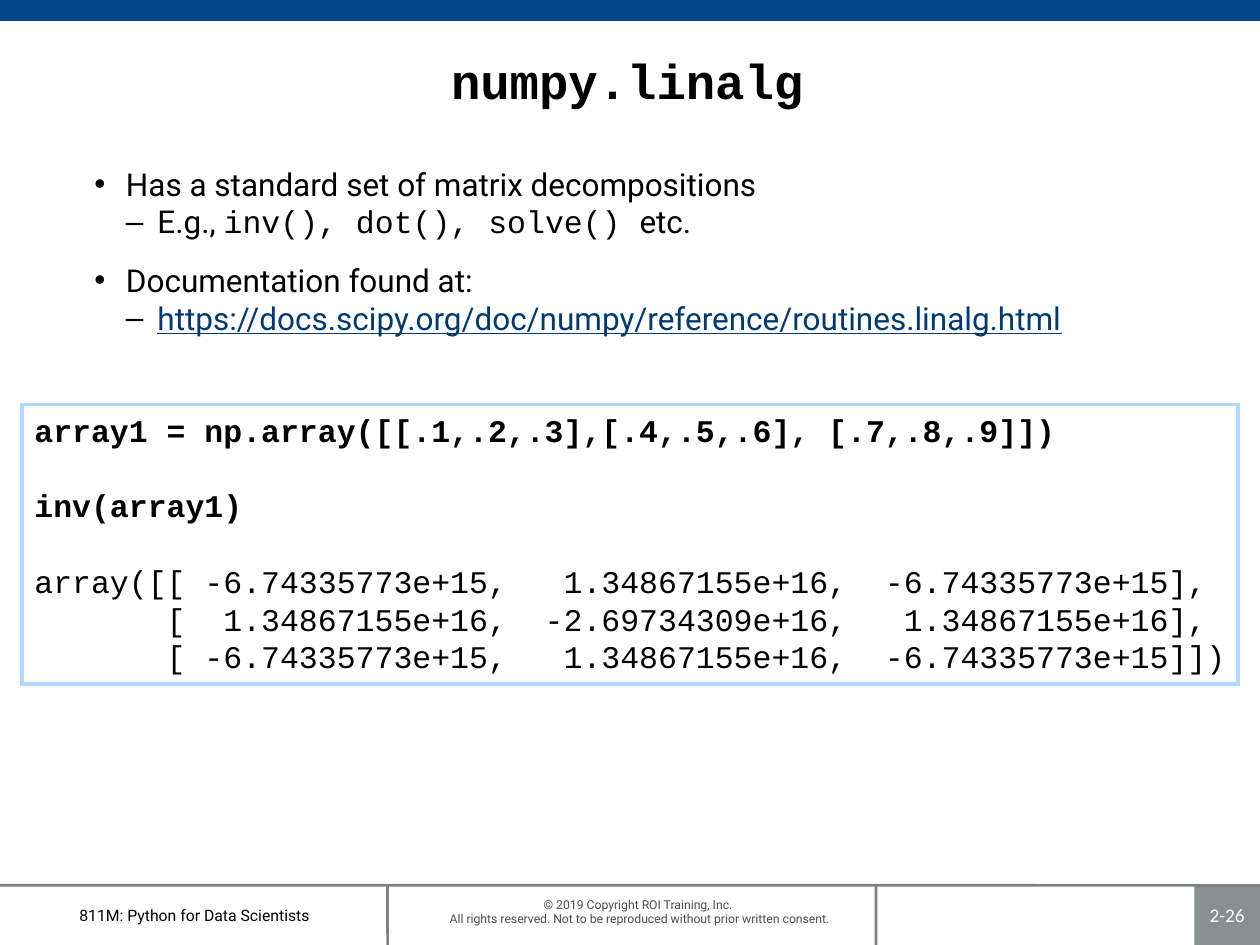
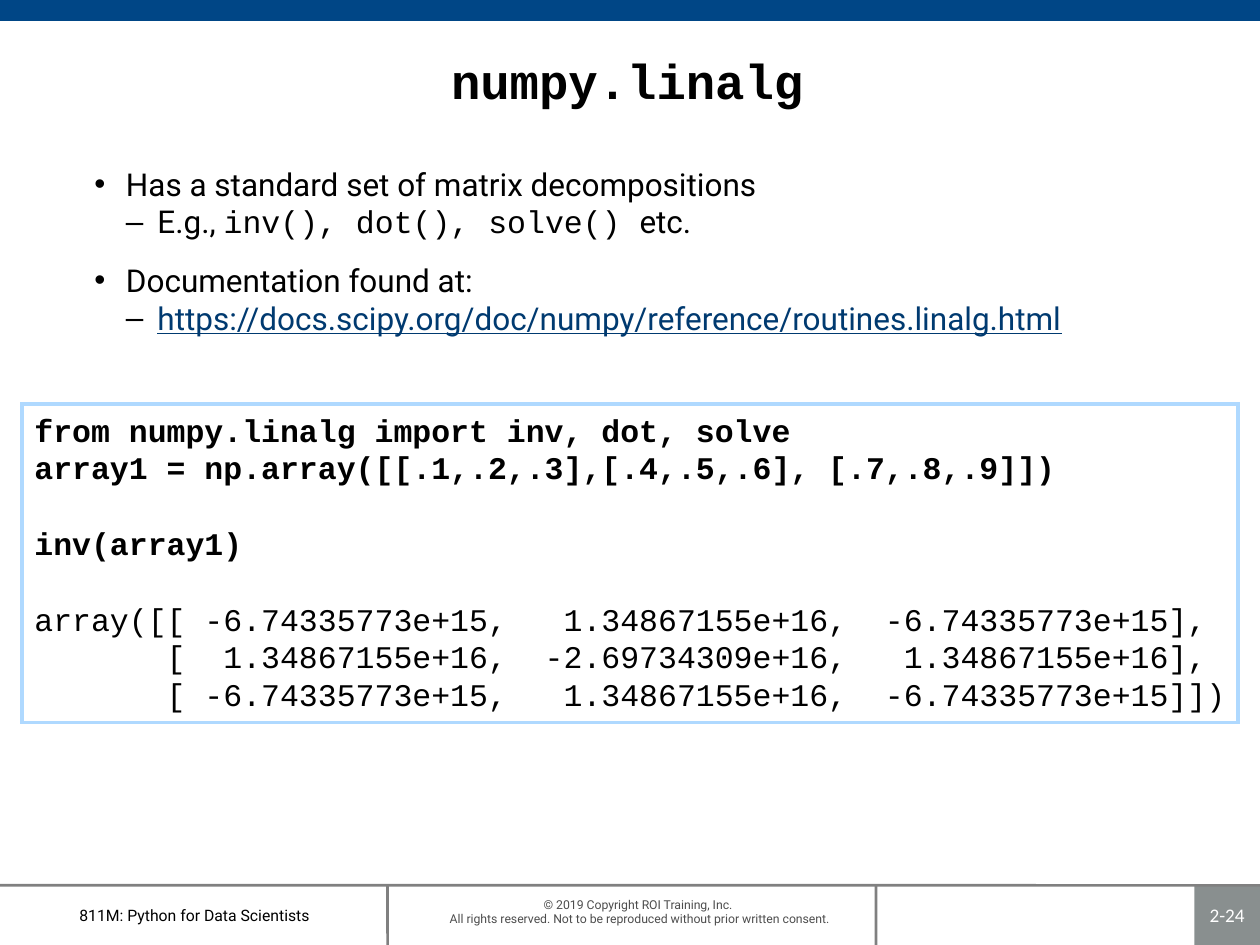
Before and after one commit to roitraining/PythonProgram, a slide deck: slide 24 of Day2-Numpy/Ch02-NumPyEssentials.pptx (slide 26 before the commit). Drawn at 1260x945 pixels with LibreOffice and Linux fonts; fonts in the diff are those of the drawing; background and template pictures are left out. Boxes give left, top, right and bottom in pixels: in the first picture for what was removed or moved away, otherwise in the second. Text is boxed around its words. In the diff, an @@ line names an element or a change of style, - is before the commit and + after.

```diff
--- a/Day2-Numpy/Ch02-NumPyEssentials.pptx
+++ b/Day2-Numpy/Ch02-NumPyEssentials.pptx
@@ rectangle "from numpy.linalg import inv, dot, ...": place and size @@
-rectangle "from numpy.linalg import inv, dot, ..." at [21,404,1237,684]
+rectangle "from numpy.linalg import inv, dot, ..." at [21,404,1237,722]
@@ text in rectangle at [34,419,790,449]: paragraph added @@
+from numpy.linalg import inv, dot, solve
@@ page number at [1210,909,1245,922]: text changed @@
-2-26
+2-24
```
Also in this commit, not shown: 4 other slides changed, 2 slides removed.
